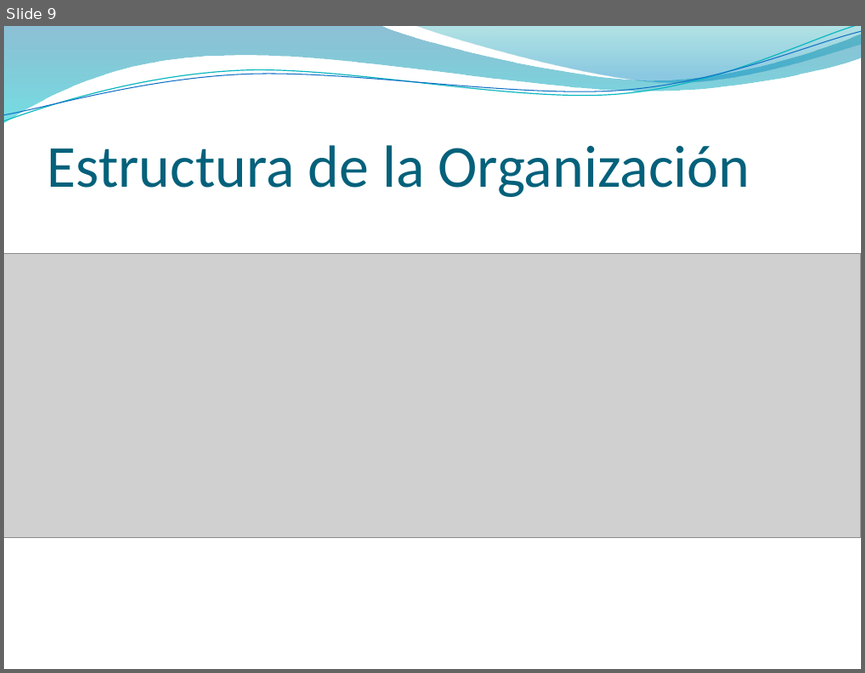
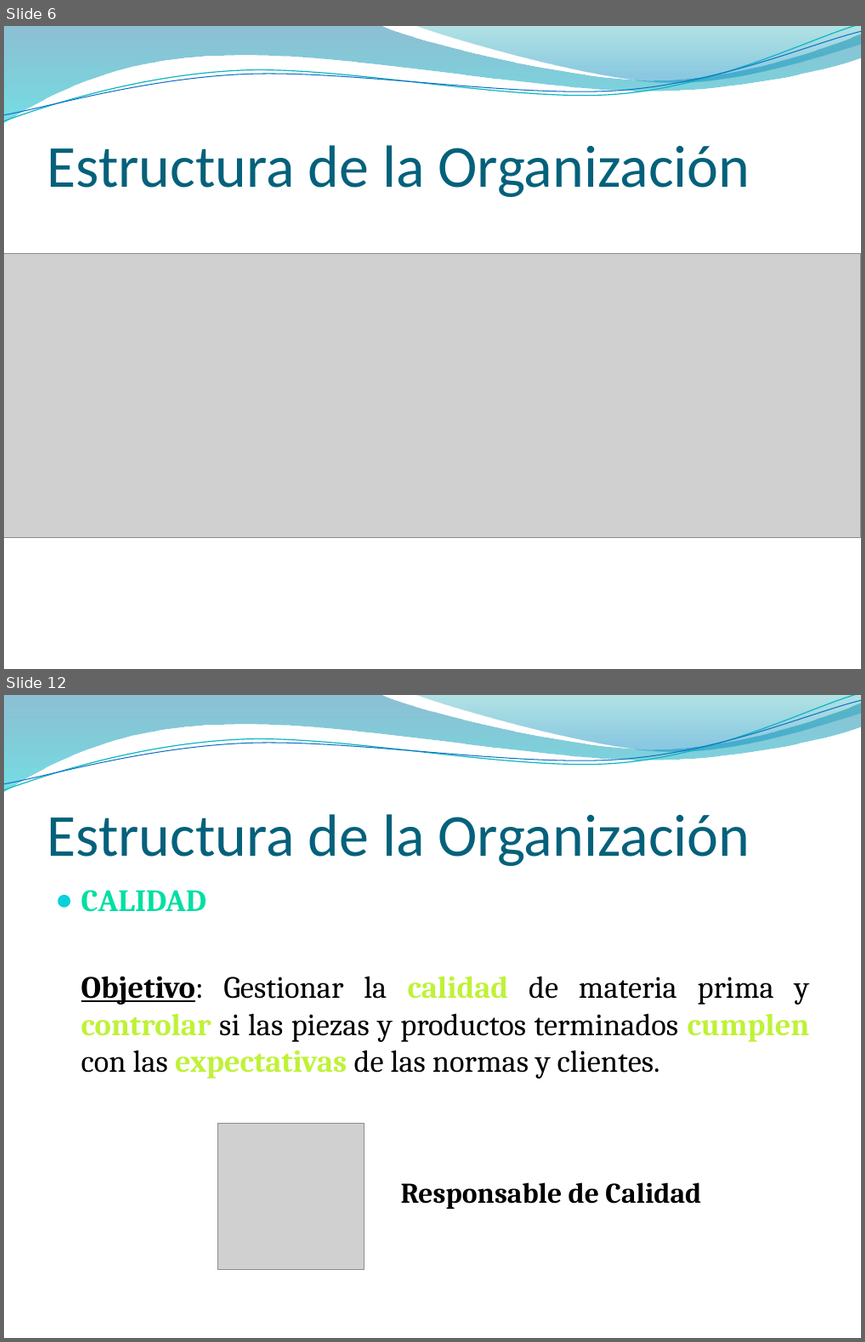
Before and after one commit to NinoMolina/metalurgica, a slide deck: 04_presentaciones/01_InfPreliminar_ModeloNegocio.pptx. Shown one above the other, each under a label of ours: slide 9 before the commit, slides 6 and 12 after it; the slides between them are not shown. The pictures are 865x673 and 865x1342 pixels, drawn with LibreOffice and Linux fonts; fonts in the diff are those of the drawing; grey boxes stand for pictures; background and template pictures are left out. Boxes give left, top, right and bottom in pixels: in the first picture for what was removed or moved away, otherwise in the second. Text is boxed around its words. In the diff, an @@ line names an element or a change of style, - is before the commit and + after.

```diff
--- a/04_presentaciones/01_InfPreliminar_ModeloNegocio.pptx
+++ b/04_presentaciones/01_InfPreliminar_ModeloNegocio.pptx
@@ slide 12 added at (x1=4, y1=695, x2=861, y2=1338), background picture (left out); not listed: 4 template elements that a slide beside it also shows @@
@@ title added at (x1=46, y1=814, x2=749, y2=866), 50 pt, text #04617B @@
+Estructura de la Organización
@@ text added at (x1=81, y1=890, x2=810, y2=1078), 26 pt, text #000000 @@
+● CALIDAD
+Objetivo: Gestionar la calidad de materia prima y controlar si las piezas y productos terminados cumplen con las expectativas de las normas y clientes.
@@ picture added at (x1=218, y1=1123, x2=364, y2=1269) @@
@@ text added at (x1=401, y1=1182, x2=701, y2=1208), 24 pt, text #000000, bold @@
+Responsable de Calidad
@@ what was slide 9 is now slide 6 @@
```
Also in this commit, not shown: 4 slides changed, 28 other slides added, 10 slides removed.
